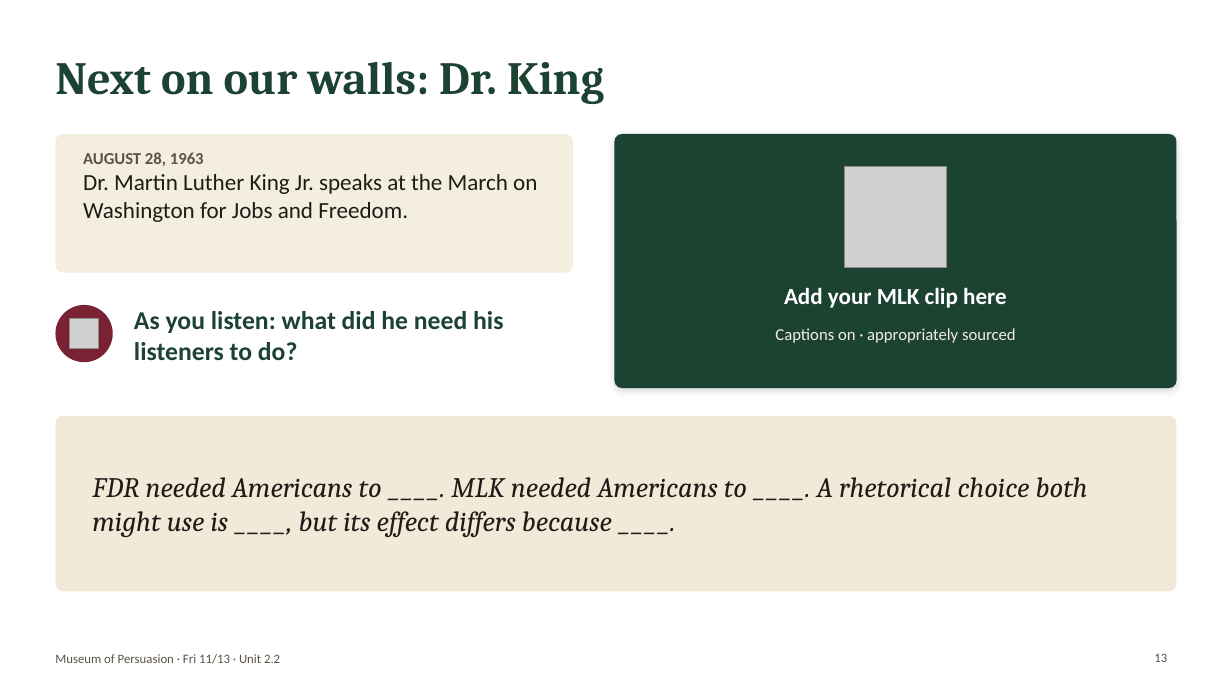
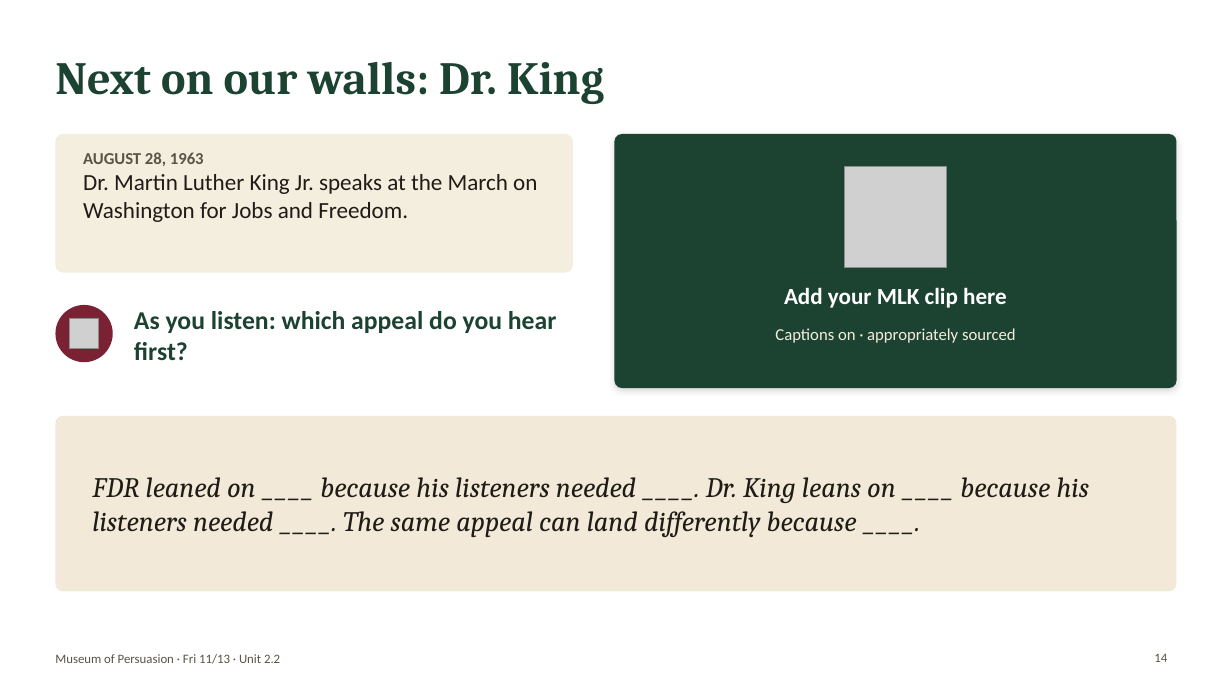
Before and after one commit to bookfairshit/Unit-2.2-Informational-Text, a slide deck: slide 14 of lumio/museum-of-persuasion-nov-13.pptx (slide 13 before the commit). Drawn at 1232x693 pixels with LibreOffice and Linux fonts; fonts in the diff are those of the drawing; grey boxes stand for pictures. Boxes give left, top, right and bottom in pixels: in the first picture for what was removed or moved away, otherwise in the second. Text is boxed around its words. In the diff, an @@ line names an element or a change of style, - is before the commit and + after.

```diff
--- a/lumio/museum-of-persuasion-nov-13.pptx
+++ b/lumio/museum-of-persuasion-nov-13.pptx
@@ text at [134,311,557,360]: text changed @@
-As you listen: what did he need his listeners to do?
+As you listen: which appeal do you hear first?
@@ text at [92,477,1090,537]: text changed @@
-FDR needed Americans to ____. MLK needed Americans to ____. A rhetorical choice both might use is ____, but its effect differs because ____.
+FDR leaned on ____ because his listeners needed ____. Dr. King leans on ____ because his listeners needed ____. The same appeal can land differently because ____.
@@ page number at [1154,654,1167,662]: text changed @@
-13
+14
```
Also in this commit, not shown: 8 other slides changed, 1 slide added, 2 other files.
